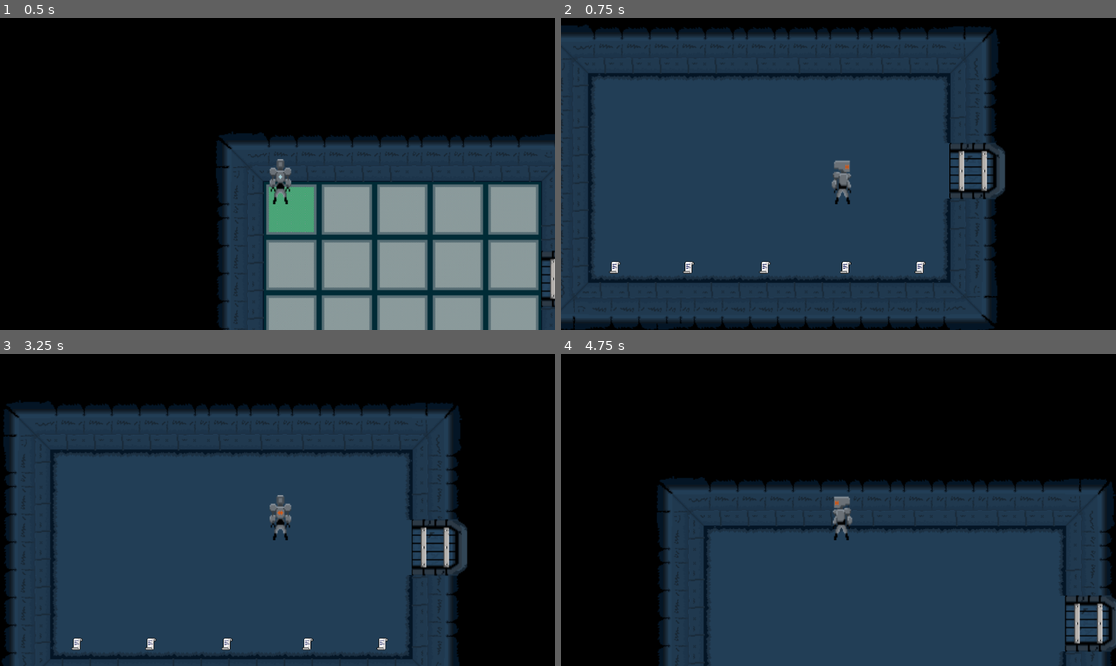
Above: before the commit, frames 1-4 (two rows, left to right).
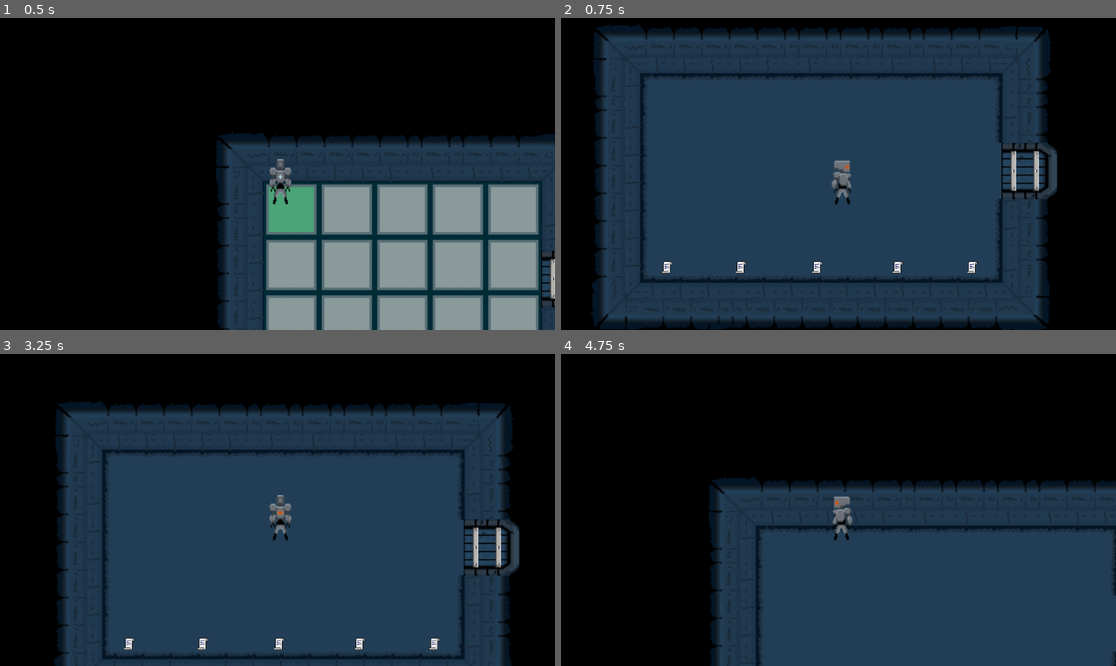
Above: after the commit, the same moments.

Repository: Rodinez/Mental_Mesh
Game: Godot game, scene res://Scenes/fase_3.tscn
Two runs of this game, one before a commit and one after it. Both use one fixed random seed, a clock stepped at 60 frames per second and the inputs below. This scene is started directly instead of the project's main scene.
Inputs:
- Up to frame 1 (0.5 s): no input
- Up to frame 2 (0.75 s): tap Enter at 0.5 s; hold D (move_right) from 0.53 s (still down); tap Q (change) at 0.6 s
- Up to frame 3 (3.25 s): tap E (interact) at 0.8, 1.35, 2.3, 2.85 s; release D (move_right) at 1.28 s; hold S (move_down) 1.28-2.03 s; tap Q (change) at 1.55, 2.1, 3.05 s; hold D (move_right) 2.03-2.78 s; tap Space at 2.75 s; hold W (move_up) from 2.78 s (still down)
- Up to frame 4 (4.75 s): release W (move_up) at 3.53 s; hold A (move_left) from 3.53 s (still down); tap Q (change) at 3.6, 4.55 s; tap E (interact) at 3.8, 4.35 s; tap Enter at 4.25 s

Frame 1 is identical in both runs. In frame 2, 21% of the frame differs, in the area x 0-90%, y 1-100%; in frame 3, 21%; in frame 4, 9.6%.

Commit message:
fase 3 - últimas correções

Diff:
--- a/Scenes/fase_3.tscn
+++ b/Scenes/fase_3.tscn
@@ -563,7 +563,7 @@
 position = Vector2(352, 103)
 
 [node name="P2" parent="." instance=ExtResource("4_cisen")]
-position = Vector2(469.159, 1299.44)
+position = Vector2(409.159, 1299.44)
 
 [node name="Porta1" parent="." instance=ExtResource("6_t0crs")]
 position = Vector2(689.5, 224)
--- a/scripts/fase_3.gd
+++ b/scripts/fase_3.gd
@@ -32,31 +32,31 @@
 	$Node2D5/Control.global_position = Vector2(545,1235)
 
 func _process(_delta):
-	if($Node2D.player_nearby and Input.is_action_just_pressed("interact")):
+	if($Node2D.player_nearby and Input.is_action_just_pressed("interact") and Global.player_now == 2):
 		paper_read[0] = !paper_read[0]
 		if(paper_read[0]):
 			$Node2D/Control.visible = true
 		else:
 			$Node2D/Control.visible = false
-	if($Node2D2.player_nearby and Input.is_action_just_pressed("interact")):
+	if($Node2D2.player_nearby and Input.is_action_just_pressed("interact") and Global.player_now == 2):
 		paper_read[1] = !paper_read[1]
 		if(paper_read[1]):
 			$Node2D2/Control.visible = true
 		else:
 			$Node2D2/Control.visible = false
-	if($Node2D3.player_nearby and Input.is_action_just_pressed("interact")):
+	if($Node2D3.player_nearby and Input.is_action_just_pressed("interact") and Global.player_now == 2):
 		paper_read[2] = !paper_read[2]
 		if(paper_read[2]):
 			$Node2D3/Control.visible = true
 		else:
 			$Node2D3/Control.visible = false
-	if($Node2D4.player_nearby and Input.is_action_just_pressed("interact")):
+	if($Node2D4.player_nearby and Input.is_action_just_pressed("interact") and Global.player_now == 2):
 		paper_read[3] = !paper_read[3]
 		if(paper_read[3]):
 			$Node2D4/Control.visible = true
 		else:
 			$Node2D4/Control.visible = false
-	if($Node2D5.player_nearby and Input.is_action_just_pressed("interact")):
+	if($Node2D5.player_nearby and Input.is_action_just_pressed("interact") and Global.player_now == 2):
 		paper_read[4] = !paper_read[4]
 		if(paper_read[4]):
 			$Node2D5/Control.visible = true
@@ -85,14 +85,14 @@
 		get_tree().change_scene_to_file("res://Scenes/end.tscn")
 
 func _on_area_2d_body_entered(_body):
-	if not true in floor_passed:
+	if not true in floor_passed and !lost:
 		$TileMap.set_layer_enabled(3,false)
 		$TileMap.set_layer_enabled(4,true)
 		floor_passed[0] = true
 
 func _on_area_2d_2_body_entered(_body):
 	if !floor_passed[1] and !lost:
-		if floor_passed[0] and not true in floor_passed.slice(1):
+		if floor_passed[0] and not true in floor_passed.slice(2):
 			$TileMap.set_layer_enabled(6,false)
 			$TileMap.set_layer_enabled(7,true)
 			floor_passed[1] = true
@@ -103,7 +103,7 @@
 
 func _on_area_2d_3_body_entered(_body):
 	if !floor_passed[12] and !lost:
-			if not false in floor_passed.slice(0,8) and not true in floor_passed.slice(15):
+			if not false in floor_passed.slice(0,9) and not true in floor_passed.slice(15):
 				$TileMap.set_layer_enabled(9,false)
 				$TileMap.set_layer_enabled(10,true)
 				floor_passed[12] = true
@@ -114,7 +114,7 @@
 
 func _on_area_2d_4_body_entered(_body):
 	if !floor_passed[18] and !lost:
-			if not false in floor_passed.slice(0,17) and not true in floor_passed.slice(18):
+			if not false in floor_passed.slice(0,18) and not true in floor_passed.slice(19):
 				$TileMap.set_layer_enabled(12,false)
 				$TileMap.set_layer_enabled(13,true)
 				floor_passed[18] = true
@@ -125,7 +125,7 @@
 
 func _on_area_2d_5_body_entered(_body):
 	if !floor_passed[16] and !lost:
-			if not false in floor_passed.slice(0,15) and not true in floor_passed.slice(16):
+			if not false in floor_passed.slice(0,16) and not true in floor_passed.slice(17):
 				$TileMap.set_layer_enabled(15,false)
 				$TileMap.set_layer_enabled(16,true)
 				floor_passed[16] = true
@@ -136,7 +136,7 @@
 
 func _on_area_2d_6_body_entered(_body):
 	if !floor_passed[13] and !lost:
-			if not false in floor_passed.slice(0,8) and not true in floor_passed.slice(15):
+			if not false in floor_passed.slice(0,9) and not true in floor_passed.slice(15):
 				$TileMap.set_layer_enabled(18,false)
 				$TileMap.set_layer_enabled(19,true)
 				floor_passed[13] = true
@@ -147,7 +147,7 @@
 
 func _on_area_2d_7_body_entered(_body):
 	if !floor_passed[2] and !lost:
-		if not false in floor_passed.slice(0,1) and not true in floor_passed.slice(2):
+		if not false in floor_passed.slice(0,2) and not true in floor_passed.slice(3):
 			$TileMap.set_layer_enabled(21,false)
 			$TileMap.set_layer_enabled(22,true)
 			floor_passed[2] = true
@@ -158,7 +158,7 @@
 
 func _on_area_2d_8_body_entered(_body):
 	if !floor_passed[11] and !lost:
-			if not false in floor_passed.slice(0,8) and not true in floor_passed.slice(15):
+			if not false in floor_passed.slice(0,9) and not true in floor_passed.slice(15):
 				$TileMap.set_layer_enabled(24,false)
 				$TileMap.set_layer_enabled(25,true)
 				floor_passed[11] = true
@@ -169,7 +169,7 @@
 
 func _on_area_2d_9_body_entered(_body):
 	if !floor_passed[17] and !lost:
-			if not false in floor_passed.slice(0,16) and not true in floor_passed.slice(17):
+			if not false in floor_passed.slice(0,17) and not true in floor_passed.slice(18):
 				$TileMap.set_layer_enabled(27,false)
 				$TileMap.set_layer_enabled(28,true)
 				floor_passed[17] = true
@@ -180,7 +180,7 @@
 
 func _on_area_2d_10_body_entered(_body):
 	if !floor_passed[14] and !lost:
-			if not false in floor_passed.slice(0,8) and not true in floor_passed.slice(15):
+			if not false in floor_passed.slice(0,9) and not true in floor_passed.slice(15):
 				$TileMap.set_layer_enabled(42,false)
 				$TileMap.set_layer_enabled(43,true)
 				floor_passed[14] = true
@@ -191,7 +191,7 @@
 
 func _on_area_2d_11_body_entered(_body):
 	if !floor_passed[10] and !lost:
-			if not false in floor_passed.slice(0,8) and not true in floor_passed.slice(15):
+			if not false in floor_passed.slice(0,9) and not true in floor_passed.slice(15):
 				$TileMap.set_layer_enabled(39,false)
 				$TileMap.set_layer_enabled(40,true)
 				floor_passed[10] = true
@@ -202,7 +202,7 @@
 
 func _on_area_2d_12_body_entered(_body):
 	if !floor_passed[3] and !lost:
-		if not false in floor_passed.slice(0,2) and not true in floor_passed.slice(3):
+		if not false in floor_passed.slice(0,3) and not true in floor_passed.slice(4):
 			$TileMap.set_layer_enabled(36,false)
 			$TileMap.set_layer_enabled(37,true)
 			floor_passed[3] = true
@@ -213,7 +213,7 @@
 
 func _on_area_2d_13_body_entered(_body):
 	if !floor_passed[4] and !lost:
-		if not false in floor_passed.slice(0,3) and not true in floor_passed.slice(4):
+		if not false in floor_passed.slice(0,4) and not true in floor_passed.slice(5):
 			$TileMap.set_layer_enabled(33,false)
 			$TileMap.set_layer_enabled(34,true)
 			floor_passed[4] = true
@@ -224,7 +224,7 @@
 
 func _on_area_2d_14_body_entered(_body):
 	if !floor_passed[5] and !lost:
-		if not false in floor_passed.slice(0,4) and not true in floor_passed.slice(6):
+		if not false in floor_passed.slice(0,5) and not true in floor_passed.slice(6):
 			$TileMap.set_layer_enabled(30,false)
 			$TileMap.set_layer_enabled(31,true)
 			floor_passed[5] = true
@@ -235,7 +235,7 @@
 
 func _on_area_2d_15_body_entered(_body):
 	if !floor_passed[15] and !lost:
-		if not false in floor_passed.slice(0,14) and not true in floor_passed.slice(15):
+		if not false in floor_passed.slice(0,15) and not true in floor_passed.slice(16):
 			$TileMap.set_layer_enabled(45,false)
 			$TileMap.set_layer_enabled(46,true)
 			floor_passed[15] = true
@@ -246,7 +246,7 @@
 
 func _on_area_2d_16_body_entered(_body):
 	if !floor_passed[6] and !lost:
-		if not false in floor_passed.slice(0,4) and not true in floor_passed.slice(6):
+		if not false in floor_passed.slice(0,5) and not true in floor_passed.slice(6):
 			$TileMap.set_layer_enabled(48,false)
 			$TileMap.set_layer_enabled(49,true)
 			floor_passed[6] = true
@@ -257,7 +257,7 @@
 
 func _on_area_2d_17_body_entered(_body):
 		if !floor_passed[7] and !lost:
-			if not false in floor_passed.slice(0,6) and not true in floor_passed.slice(7):
+			if not false in floor_passed.slice(0,7) and not true in floor_passed.slice(8):
 				$TileMap.set_layer_enabled(51,false)
 				$TileMap.set_layer_enabled(52,true)
 				floor_passed[7] = true
@@ -268,7 +268,7 @@
 
 func _on_area_2d_18_body_entered(_body):
 		if !floor_passed[8] and !lost:
-			if not false in floor_passed.slice(0,7) and not true in floor_passed.slice(8):
+			if not false in floor_passed.slice(0,8) and not true in floor_passed.slice(9):
 				$TileMap.set_layer_enabled(54,false)
 				$TileMap.set_layer_enabled(55,true)
 				floor_passed[8] = true
@@ -279,7 +279,7 @@
 
 func _on_area_2d_19_body_entered(_body):
 	if !floor_passed[9] and !lost:
-			if not false in floor_passed.slice(0,8) and not true in floor_passed.slice(15):
+			if not false in floor_passed.slice(0,9) and not true in floor_passed.slice(15):
 				$TileMap.set_layer_enabled(57,false)
 				$TileMap.set_layer_enabled(58,true)
 				floor_passed[9] = true
--- a/scripts/papel_fase3.gd
+++ b/scripts/papel_fase3.gd
@@ -5,10 +5,8 @@
 func _ready():
 	pass
 
-
 func _process(_delta):
 	if Global.player_paper == Global.player_now:
-		$Control.global_position = Global.player_position + Vector2(-30, -70)
 		if player_nearby and Input.is_action_just_pressed("interact"):
 			detailed_view()
 
@@ -24,7 +22,3 @@
 
 func detailed_view():
 	$Control.visible = true
-	$Timer.start()
-
-func _on_timer_timeout():
-	$Control.visible = false
